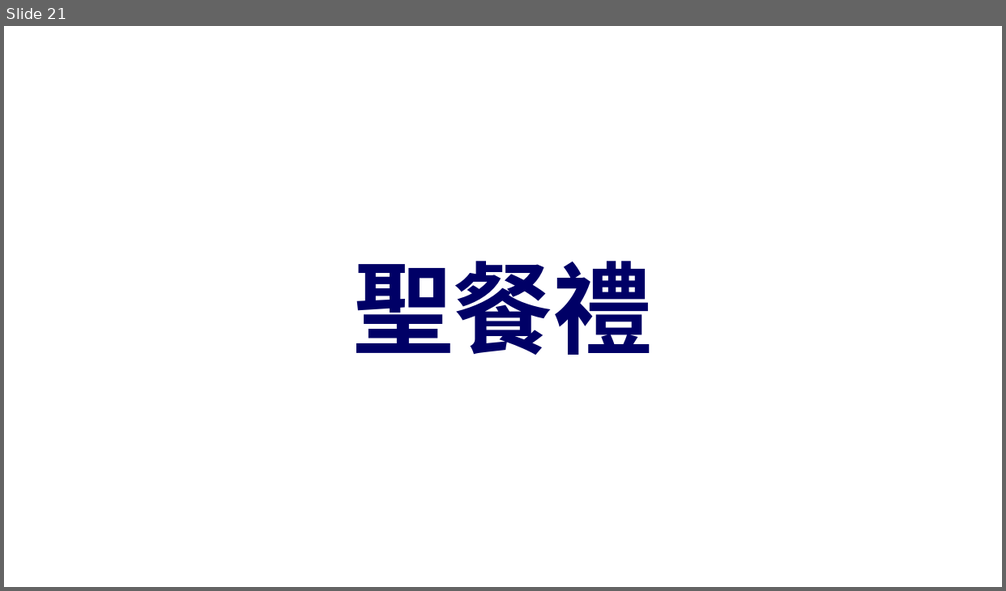
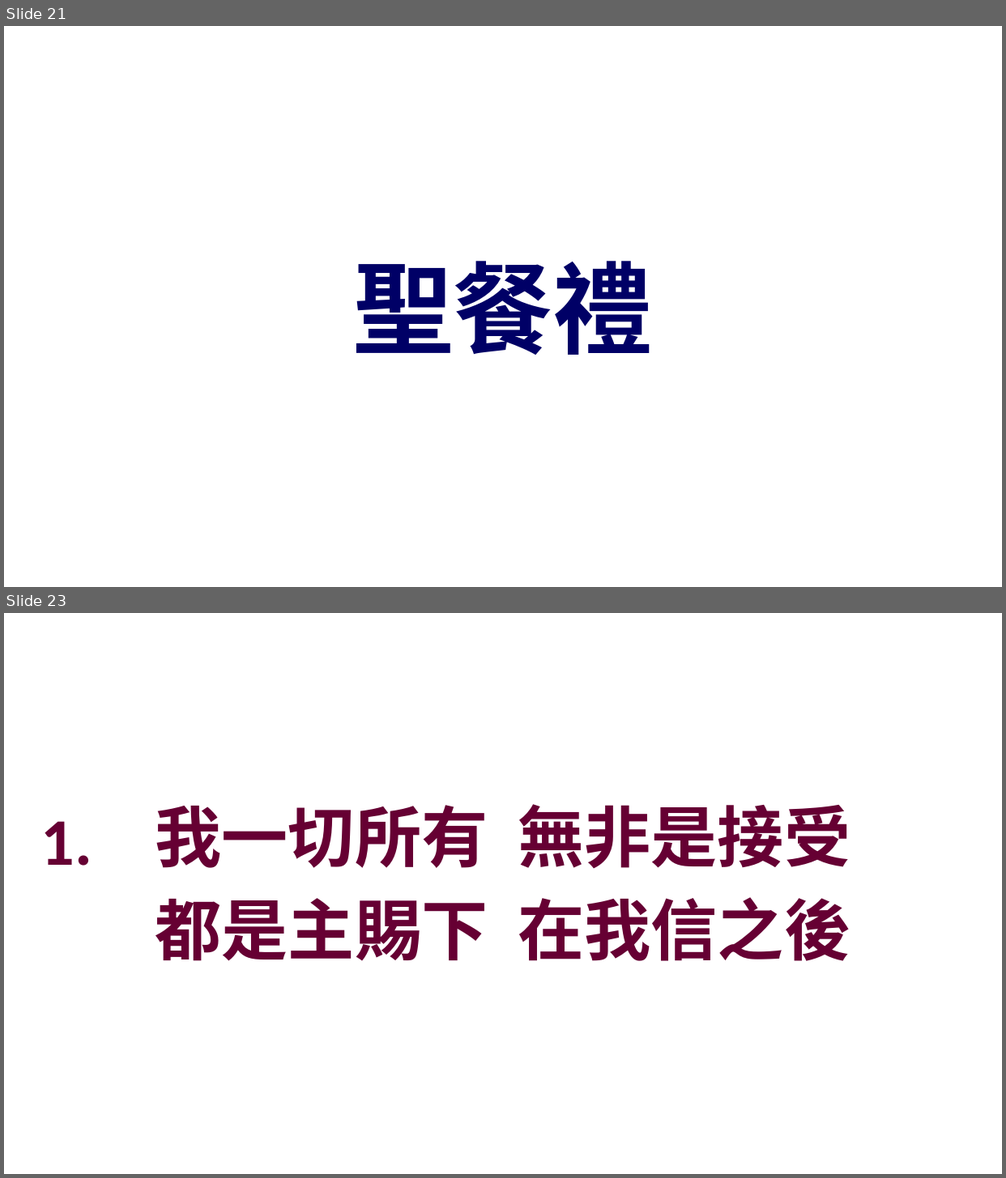
Before and after one commit to batisuoc/other-ppts, a slide deck: 崇拜流程_聖餐禮version.pptx. Shown one above the other, each under a label of ours: slide 21 before the commit, slides 21 and 23 after it; the slides between them are not shown. The pictures are 1006x591 and 1006x1178 pixels, drawn with LibreOffice and Linux fonts; fonts in the diff are those of the drawing; background and template pictures are left out. Boxes give left, top, right and bottom in pixels: in the first picture for what was removed or moved away, otherwise in the second. Text is boxed around its words. In the diff, an @@ line names an element or a change of style, - is before the commit and + after.

```diff
--- a/崇拜流程_聖餐禮version.pptx
+++ b/崇拜流程_聖餐禮version.pptx
@@ slide 23 added at [4, 613, 1002, 1174], background picture (left out) @@
@@ text added at [155, 804, 851, 961], 48 pt, text #660033, bold @@
+我一切所有 無非是接受
+都是主賜下 在我信之後
@@ text added at [41, 821, 92, 866], 48 pt, text #660033, bold @@
+1.
```
Also in this commit, not shown: 1 slide changed, 16 other slides added.
